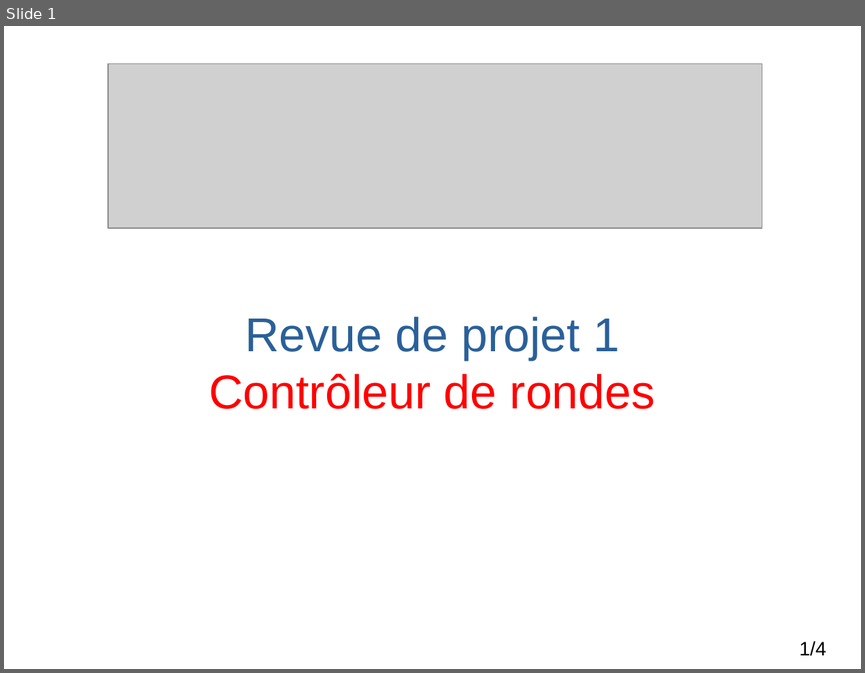
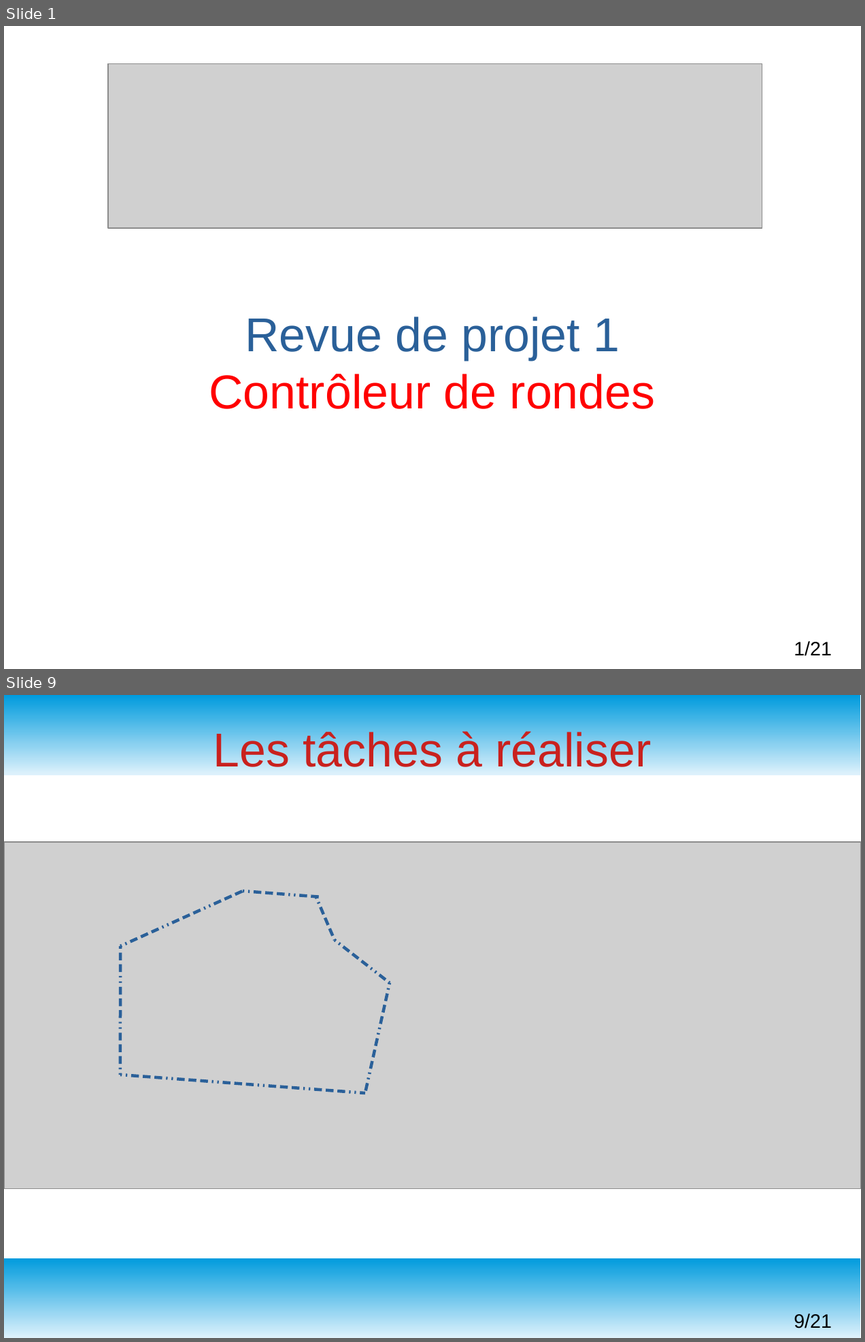
Before and after one commit to msoulard/ControleurDeRondes, a slide deck: Maëva/Diapo Revue 1.odp. Shown one above the other, each under a label of ours: slide 1 before the commit, slides 1 and 9 after it; the slides between them are not shown. The pictures are 865x673 and 865x1342 pixels, drawn with LibreOffice and Linux fonts; fonts in the diff are those of the drawing; grey boxes stand for pictures; background and template pictures are left out. Boxes give left, top, right and bottom in pixels: in the first picture for what was removed or moved away, otherwise in the second. Text is boxed around its words. In the diff, an @@ line names an element or a change of style, - is before the commit and + after.

```diff
--- a/Maëva/Diapo Revue 1.odp
+++ b/Maëva/Diapo Revue 1.odp
@@ slide 9 added at <box>4,695,861,1338</box>, background #FFFFFF @@
@@ rectangle added at <box>4,695,861,775</box>, fill gradient #DFF2FC to #009BDD @@
@@ title added at <box>213,728,651,775</box>, 44 pt, text #C9211E @@
+Les tâches à réaliser
@@ picture added at <box>4,842,861,1189</box> @@
@@ line added from (121, 946) to (243, 891), #2A6099 2.83 pt @@
@@ line added from (243, 891) to (322, 897), #2A6099 2.83 pt @@
@@ line added from (317, 897) to (334, 940), #2A6099 2.83 pt @@
@@ line added from (121, 1074) to (121, 946), #2A6099 2.83 pt @@
@@ line added from (334, 940) to (390, 983), #2A6099 2.83 pt @@
@@ line added from (390, 983) to (366, 1093), #2A6099 2.83 pt @@
@@ line added from (121, 1074) to (366, 1093), #2A6099 2.83 pt @@
@@ rectangle added at <box>4,1258,861,1338</box>, fill gradient #DFF2FC to #009BDD @@
@@ page number added at <box>793,1313,832,1328</box>, 18 pt, text #000000 @@
+9/21
@@ page number at <box>793,641,832,656</box>: text changed @@
-1/4
+1/21
```
Also in this commit, not shown: 19 other slides added, 3 slides removed, 4 other files.
